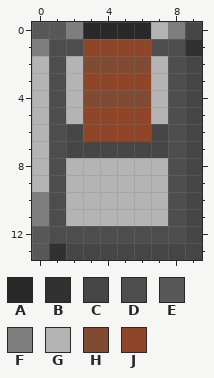
Pixel-art sprite: assets/textures/lever_off.png. This is how it looked before the edit.
The file is 10x14 pixels.
Palette (. is transparent): A #292929  B #313131  C #464646  D #4d4d4d  E #585858  F #7e7e7e  G #b4b4b4  H #804a33  J #8f4528
Pixels before, first column x 0:
 0 EEFAAAAGFC
 1 FDDJJJJDDB
 2 GDGHHHHGDC
 3 GDGJJJJGDC
 4 GDGHHHHGDC
 5 GDGJJJJGDC
 6 GDCJJJJCDC
 7 GDCCCCCCDC
 8 GDGGGGGGDC
 9 GDGGGGGGDC
10 FDGGGGGGDC
11 FDGGGGGGDC
12 EDDDDDDDDC
13 EBCCCCCCCC
Once edited:
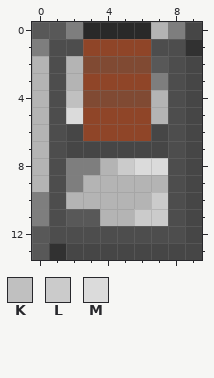
Colours new in this view: K #c0c0c0  L #cbcbcb  M #dbdbdb
Change:
Changed rows in their new state; - is an unchanged pixel.
first column x 2:
 2 -----E
 3 -----F
 4 K-----
 5 M-----
 8 FF-LMM
 9 F-----
10 -----L
11 EE--LL
